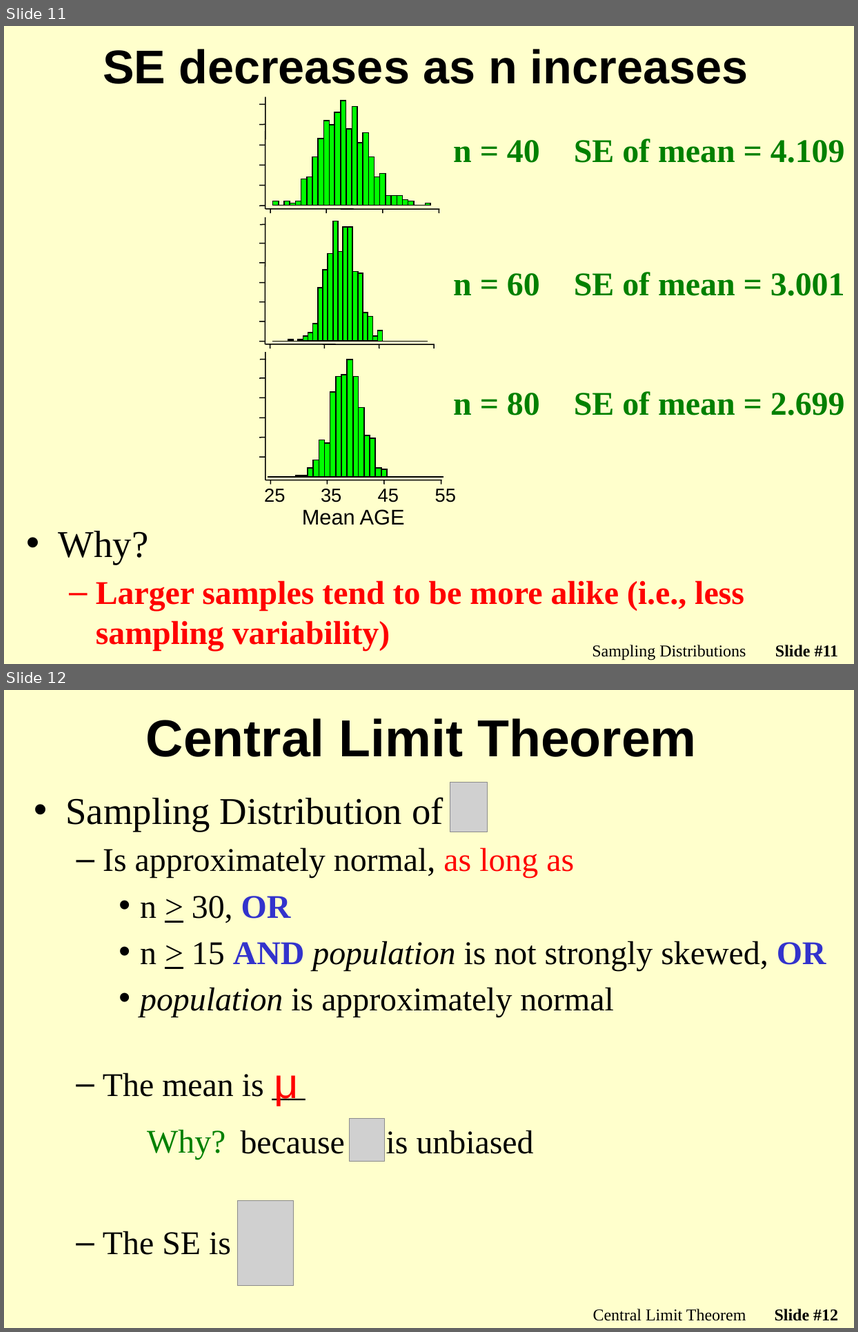
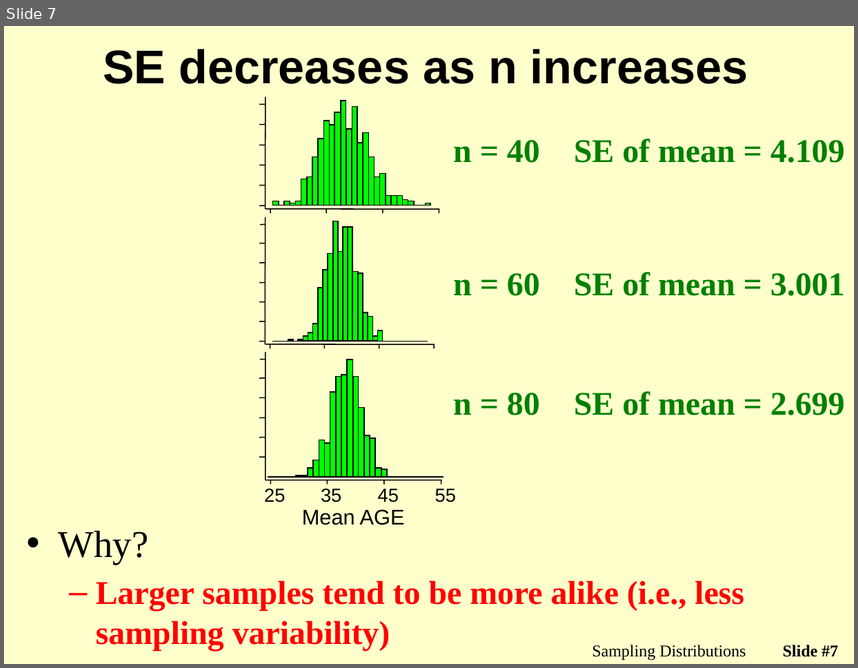
Before and after one commit to droglenc/NCMTH107, a slide deck: modules/Sampling_Distributions/PPT.pptx. Shown one above the other, each under a label of ours: slides 11 and 12 before the commit, slide 7 after it. The pictures are 858x1332 and 858x668 pixels, drawn with LibreOffice and Linux fonts; fonts in the diff are those of the drawing; grey boxes stand for pictures; background and template pictures are left out. Boxes give left, top, right and bottom in pixels: in the first picture for what was removed or moved away, otherwise in the second. Text is boxed around its words. In the diff, an @@ line names an element or a change of style, - is before the commit and + after.

Commit message:
Updated sampling distrib module

```diff
--- a/modules/Sampling_Distributions/PPT.pptx
+++ b/modules/Sampling_Distributions/PPT.pptx
@@ slide 12 removed at (4,690,854,1328), background picture (left out) @@
@@ title removed at (146,718,697,757) @@
-Central Limit Theorem
@@ picture removed at (450,782,488,831) @@
@@ text removed at (65,797,826,1017) @@
-• Sampling Distribution of
-  – Is approximately normal, as long as
-    • n > 30, OR
-    • n > 15 AND population is not strongly skewed, OR
-    • population is approximately normal
@@ text removed at (103,1072,264,1096) @@
-  – The mean is __
@@ text removed at (274,1075,299,1106) @@
-μ
@@ picture removed at (349,1118,384,1161) @@
@@ text removed at (147,1129,225,1159) @@
-Why?
@@ text removed at (241,1130,534,1154) @@
-because is unbiased
@@ picture removed at (238,1200,293,1285) @@
@@ text removed at (103,1230,231,1254) @@
-  – The SE is
@@ text removed at (593,1308,746,1321) @@
-Central Limit Theorem
@@ page number removed at (775,1308,838,1321) @@
-Slide #12
@@ what was slide 11 is now slide 7 @@
@@ page number at (783,644,838,657): text changed @@
-Slide #11
+Slide #7
```
Also in this commit, not shown: 4 slides changed, 1 slide added, 13 other slides removed, 4 other files.
